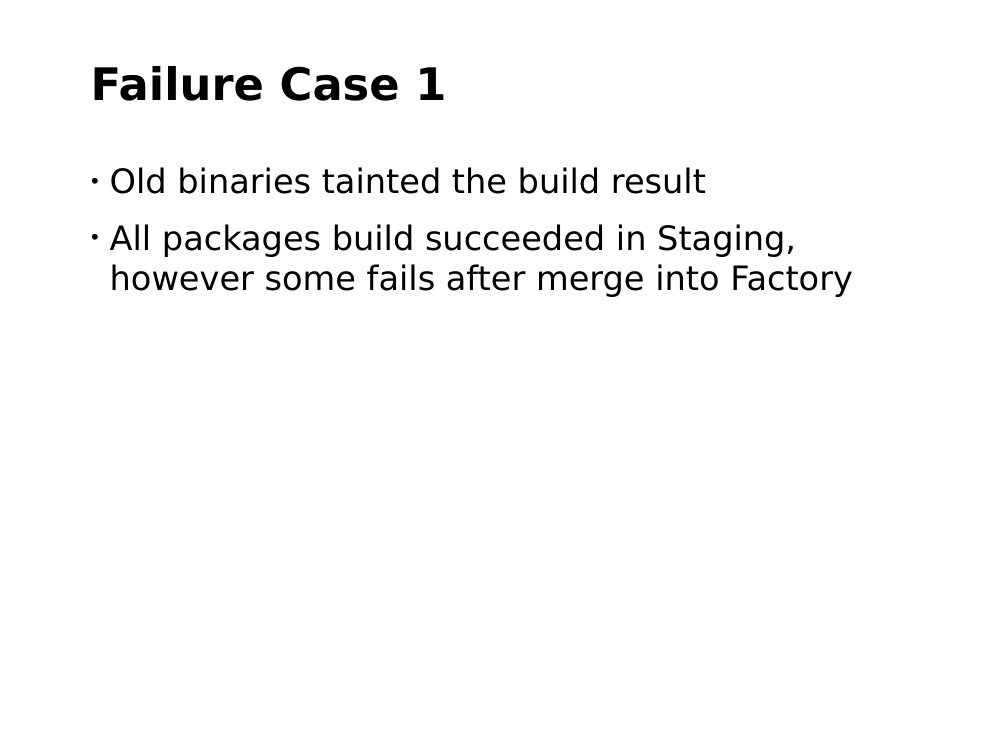
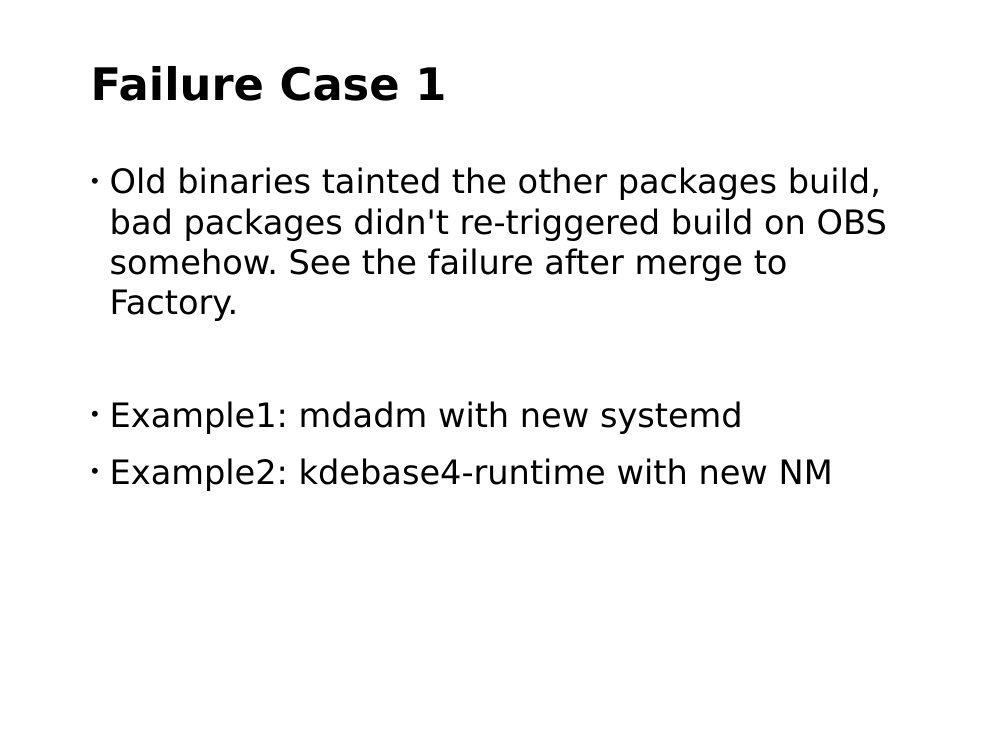
Before and after one commit to nilxam/labsconf_2015, a slide deck: slide 28 of labsconf_2015.odp. Drawn at 1008x756 pixels with LibreOffice and Linux fonts; fonts in the diff are those of the drawing; background and template pictures are left out. Boxes give left, top, right and bottom in pixels: in the first picture for what was removed or moved away, otherwise in the second. Text is boxed around its words. In the diff, an @@ line names an element or a change of style, - is before the commit and + after.

```diff
--- a/labsconf_2015.odp
+++ b/labsconf_2015.odp
@@ text at [110, 167, 887, 491]: text changed @@
-• Old binaries tainted the build result
-• All packages build succeeded in Staging, however some fails after merge into Factory
+• Old binaries tainted the other packages build, bad packages didn't re-triggered build on OBS somehow. See the failure after merge to Factory.
+• Example1: mdadm with new systemd
+• Example2: kdebase4-runtime with new NM
```
Also in this commit, not shown: 5 other slides changed, 1 slide added, 1 slide removed.
